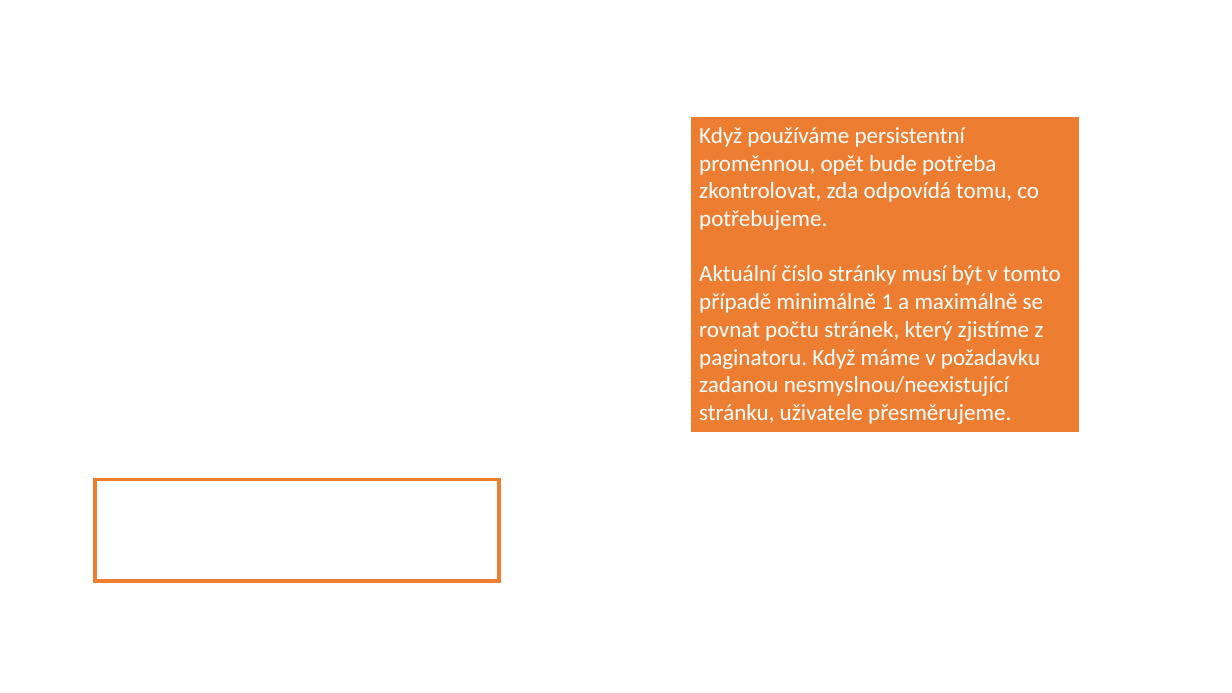
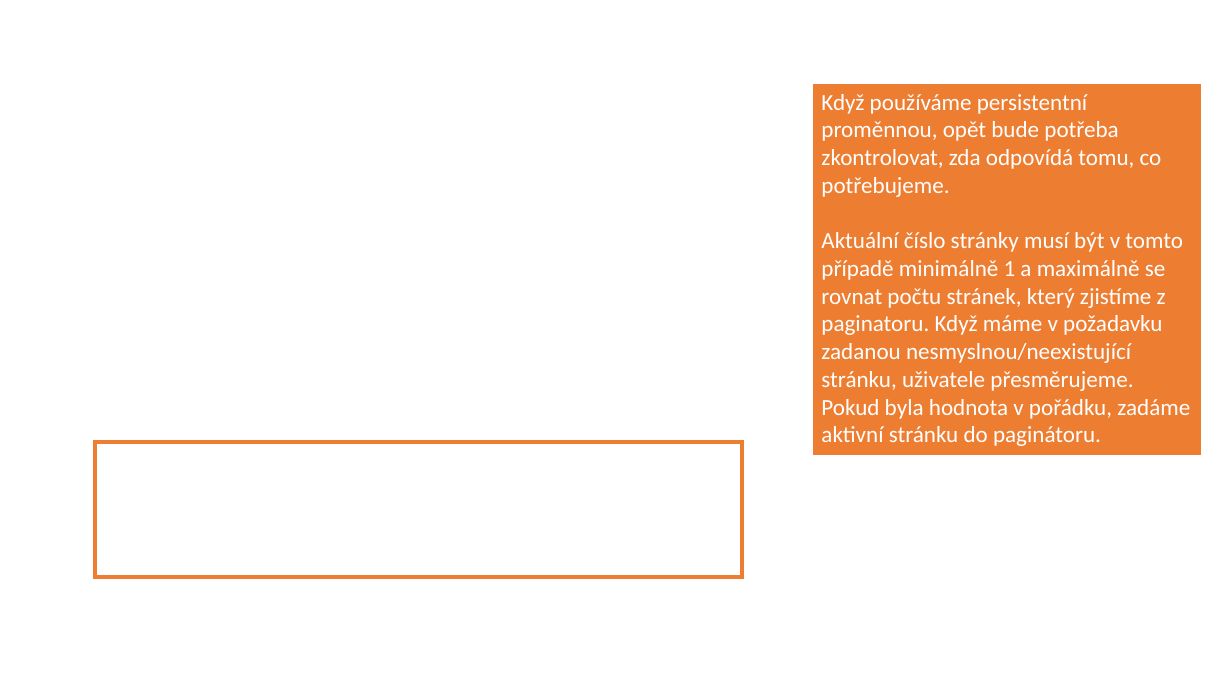
Before and after one commit to 4iz571/cviceni, a slide deck: slide 26 of 05-latte-formulare/todolist2-reseni-3-filtrovani-strankovani.pptx. Drawn at 1232x693 pixels with LibreOffice and Linux fonts; fonts in the diff are those of the drawing; background and template pictures are left out. Boxes give left, top, right and bottom in pixels: in the first picture for what was removed or moved away, otherwise in the second. Text is boxed around its words. In the diff, an @@ line names an element or a change of style, - is before the commit and + after.

Commit message:
oprava chybky v paginátoru

```diff
--- a/05-latte-formulare/todolist2-reseni-3-filtrovani-strankovani.pptx
+++ b/05-latte-formulare/todolist2-reseni-3-filtrovani-strankovani.pptx
@@ rectangle "Když používáme persistentní proměnnou, opět ...": place and size @@
-rectangle "Když používáme persistentní proměnnou, opět ..." at [690,116,1080,433]
+rectangle "Když používáme persistentní proměnnou, opět ..." at [812,82,1202,456]
@@ text in rectangle at [821,399,1190,446]: paragraph added @@
+Pokud byla hodnota v pořádku, zadáme aktivní stránku do paginátoru.
@@ rectangle: place and size @@
-rectangle at [94,480,499,581]
+rectangle at [94,442,742,577]
```
Also in this commit, not shown: 1 other slide changed.
